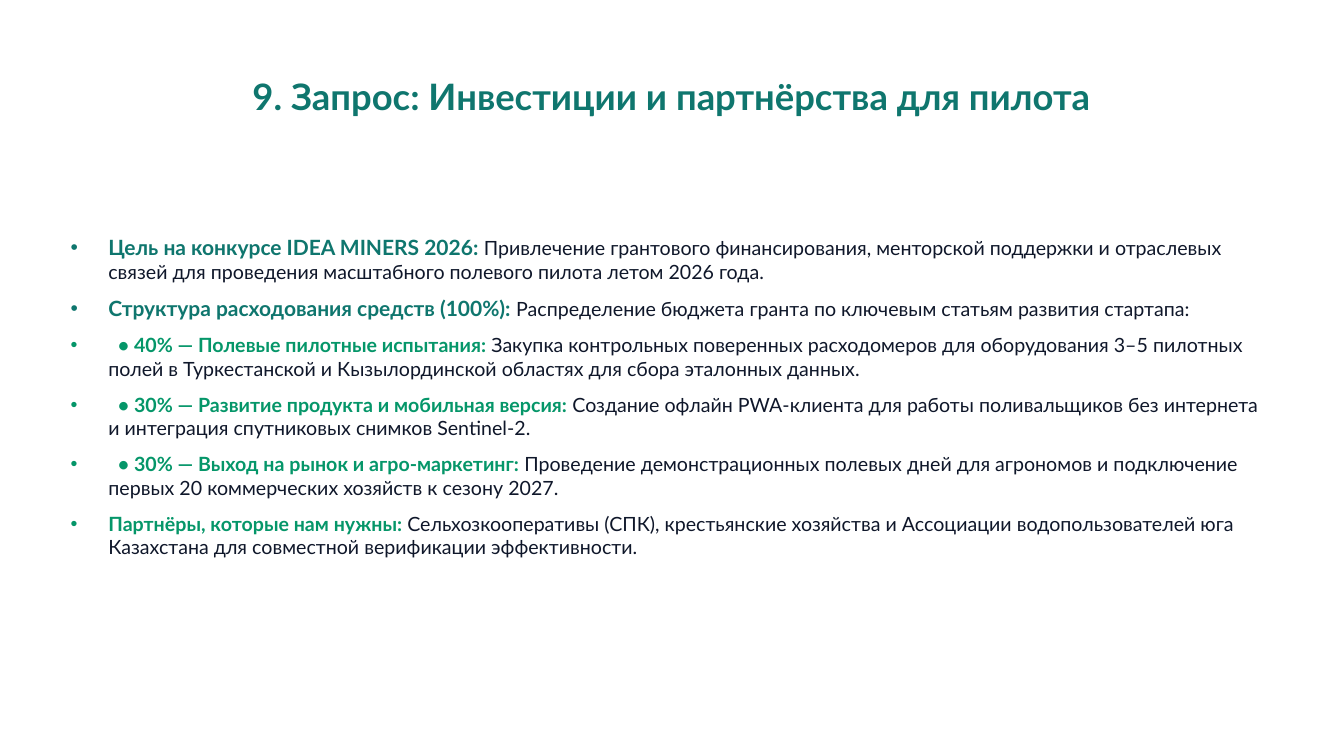
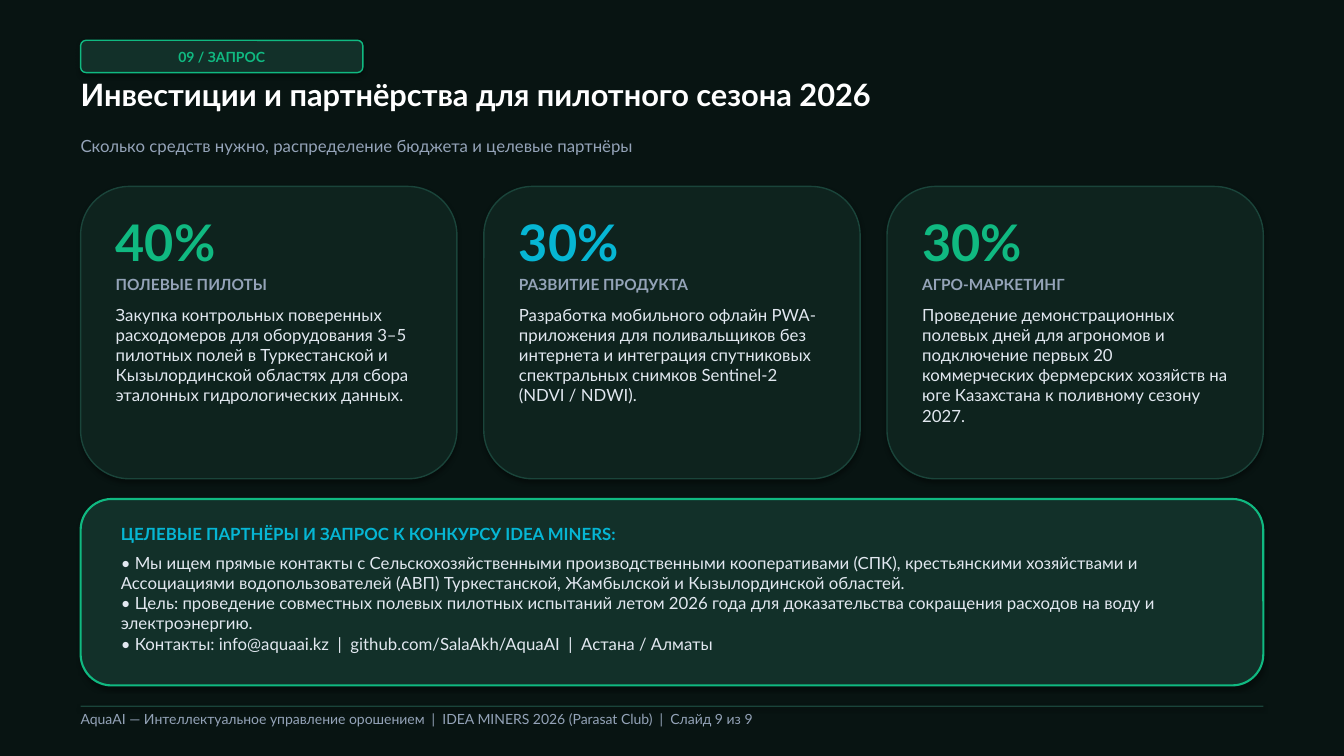
Before and after one commit to SalaAkh/AquaAI, a slide deck: slide 9 of docs/AquaAI_Idea_Miners_Pitch.pptx. Drawn at 1344x756 pixels with LibreOffice and Linux fonts; fonts in the diff are those of the drawing. Boxes give left, top, right and bottom in pixels: in the first picture for what was removed or moved away, otherwise in the second. Text is boxed around its words. In the diff, an @@ line names an element or a change of style, - is before the commit and + after.

```diff
--- a/docs/AquaAI_Idea_Miners_Pitch.pptx
+++ b/docs/AquaAI_Idea_Miners_Pitch.pptx
@@ rectangle added at (x1=0, y1=0, x2=1344, y2=756), fill #081412 @@
@@ rounded rectangle added at (x1=81, y1=40, x2=363, y2=73), fill #123029, outline #10B981 1 pt, 10 pt, text #10B981, bold @@
+09 / ЗАПРОС
@@ text at (x1=81, y1=83, x2=870, y2=112): text changed; size 26 to 22 pt; text colour #0F766E to #FFFFFF @@
-9. Запрос: Инвестиции и партнёрства для пилота
+Инвестиции и партнёрства для пилотного сезона 2026
@@ text "Инвестиции и партнёрства для пилотного ..." at (x1=81, y1=83, x2=870, y2=112): vertical alignment middle to top @@
@@ text added at (x1=81, y1=140, x2=632, y2=155), 12 pt, text #94A3B8 @@
+Сколько средств нужно, распределение бюджета и целевые партнёры
@@ rounded rectangle added at (x1=81, y1=187, x2=457, y2=479), fill #0E231E, outline #1A443A 1 pt @@
@@ rounded rectangle added at (x1=484, y1=187, x2=860, y2=479), fill #0E231E, outline #1A443A 1 pt @@
@@ rounded rectangle added at (x1=887, y1=187, x2=1263, y2=479), fill #0E231E, outline #1A443A 1 pt @@
@@ text removed at (x1=108, y1=239, x2=1258, y2=558) @@
-• Цель на конкурсе IDEA MINERS 2026: Привлечение грантового финансирования, менторской поддержки и отраслевых связей для проведения масштабного полевого пилота летом 2026 года.
-• Структура расходования средств (100%): Распределение бюджета гранта по ключевым статьям развития стартапа:
-• • 40% — Полевые пилотные испытания: Закупка контрольных поверенных расходомеров для оборудования 3–5 пилотных полей в Туркестанской и Кызылординской областях для сбора эталонных данных.
-• • 30% — Развитие продукта и мобильная версия: Создание офлайн PWA-клиента для работы поливальщиков без интернета и интеграция спутниковых снимков Sentinel-2.
-• • 30% — Выход на рынок и агро-маркетинг: Проведение демонстрационных полевых дней для агрономов и подключение первых 20 коммерческих хозяйств к сезону 2027.
-• Партнёры, которые нам нужны: Сельхозкооперативы (СПК), крестьянские хозяйства и Ассоциации водопользователей юга Казахстана для совместной верификации эффективности.
@@ text added at (x1=116, y1=224, x2=408, y2=404), 12 pt, text #E2E8F0 @@
+40%
+ПОЛЕВЫЕ ПИЛОТЫ
+Закупка контрольных поверенных расходомеров для оборудования 3–5 пилотных полей в Туркестанской и Кызылординской областях для сбора эталонных гидрологических данных.
@@ text added at (x1=519, y1=224, x2=816, y2=404), 12 pt, text #E2E8F0 @@
+30%
+РАЗВИТИЕ ПРОДУКТА
+Разработка мобильного офлайн PWA-приложения для поливальщиков без интернета и интеграция спутниковых спектральных снимков Sentinel-2 (NDVI / NDWI).
@@ text added at (x1=922, y1=224, x2=1227, y2=422), 12 pt, text #E2E8F0 @@
+30%
+АГРО-МАРКЕТИНГ
+Проведение демонстрационных полевых дней для агрономов и подключение первых 20 коммерческих фермерских хозяйств на юге Казахстана к поливному сезону 2027.
@@ rounded rectangle added at (x1=81, y1=499, x2=1263, y2=686), fill #123029, outline #10B981 1.5 pt @@
@@ text added at (x1=121, y1=526, x2=1155, y2=653), 12 pt, text #E2E8F0 @@
+ЦЕЛЕВЫЕ ПАРТНЁРЫ И ЗАПРОС К КОНКУРСУ IDEA MINERS:
+• Мы ищем прямые контакты с Сельскохозяйственными производственными кооперативами (СПК), крестьянскими хозяйствами и Ассоциациями водопользователей (АВП) Туркестанской, Жамбылской и Кызылординской областей.
+• Цель: проведение совместных полевых пилотных испытаний летом 2026 года для доказательства сокращения расходов на воду и электроэнергию.
+• Контакты: info@aquaai.kz | github.com/SalaAkh/AquaAI | Астана / Алматы
@@ rectangle added at (x1=81, y1=706, x2=1263, y2=707), fill #1A443A @@
@@ text added at (x1=81, y1=713, x2=753, y2=727), 10 pt, text #94A3B8 @@
+AquaAI — Интеллектуальное управление орошением | IDEA MINERS 2026 (Parasat Club) | Слайд 9 из 9
```
Also in this commit, not shown: 4 other slides changed, 4 slides added, 4 slides removed, 2 other files.
